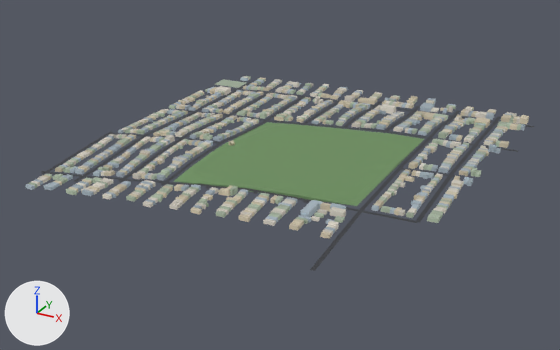
Two versions of the glTF model public/tiles/tile_4_16.glb, one commit apart.
Rendered twice from a camera (50 mm lens) standing at (-2865.0, -5651.0, 691.0) and looking at (-3566.0, -4377.0, 54.0). Every picture has the same lights, and +X, +Y and +Z are marked at lower left. The older version comes first. Where no turn or scale is listed for an object, it has been applied to the vertices.

Names of what the first picture shows: 'bld_4_16', 'grn_4_16', 'road_4_16'.
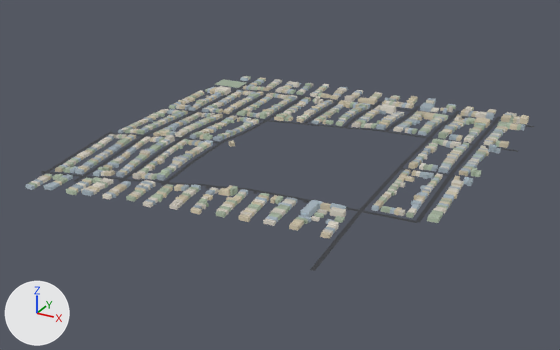
Pixel boxes [x1, y1, x2, y2] of what changed, in the pictures (560 x 350 px):
'grn_4_16', deleted (green)
    before: [174, 122, 424, 206]

What changed in the scene script:
```text
Remove ob_grn_4_16:
    ob_grn_4_16 = bpy.data.objects.new('grn_4_16', me_grn_4_16)
    ob_grn_4_16.location = (-3498.0, -4402.0, 115.0)
```
